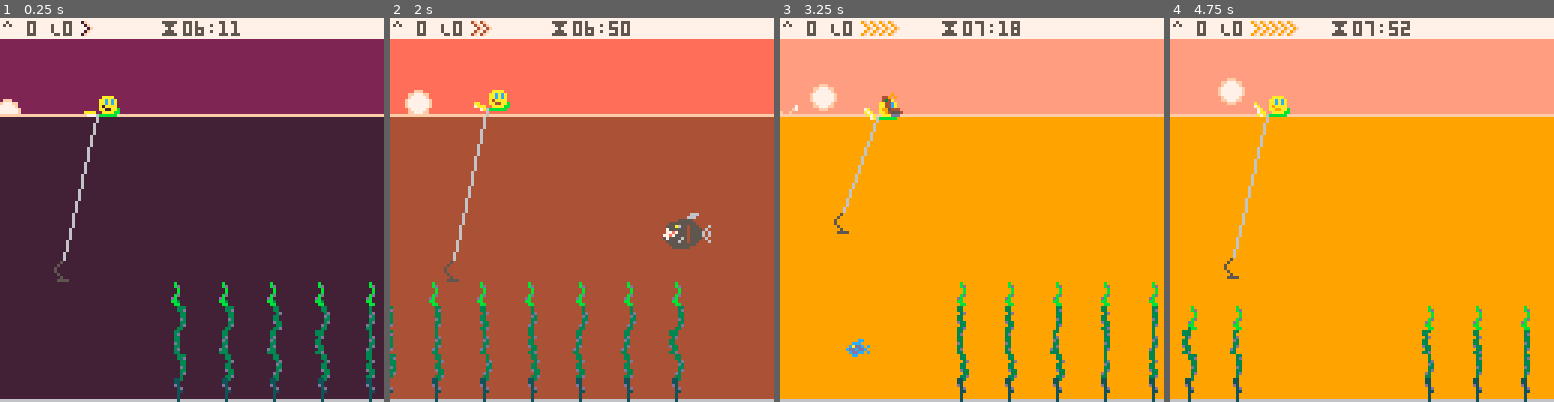
Above: before the commit, frames 1-4 (left to right).
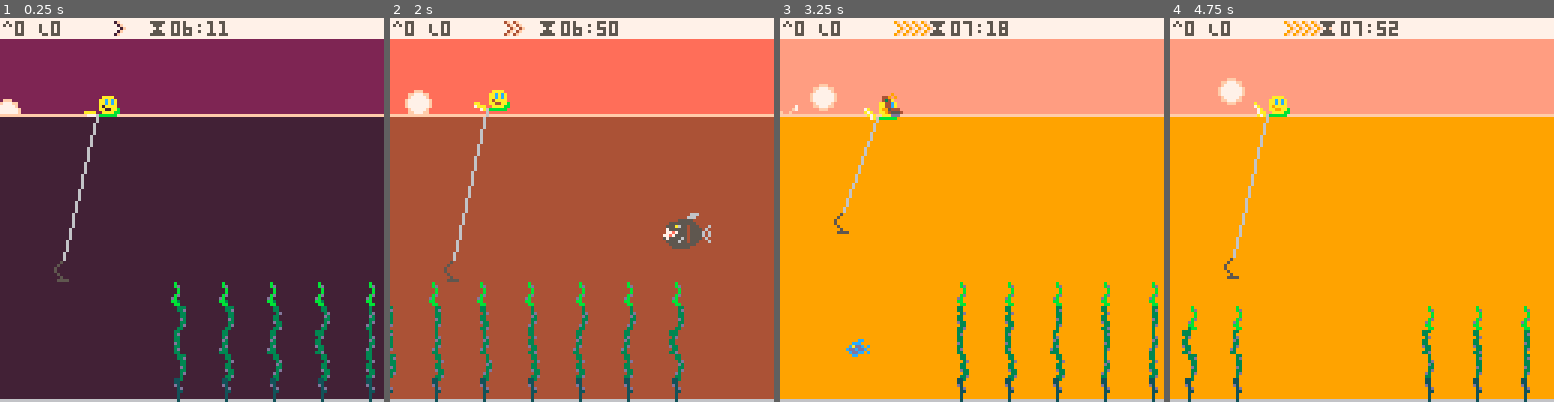
Above: after the commit, the same moments.

Repository: broquaint/pico8-carts
Game: PICO-8 cartridge eggjam18.p8
Two runs of this game, one before a commit and one after it. Both use one fixed random seed, a clock stepped at 60 frames per second and the inputs below.
Inputs:
- Up to frame 1 (0.25 s): no input
- Up to frame 2 (2 s): tap X (X key) at 0.33, 1.07, 1.85 s; tap O (Z key) at 0.7, 1.7 s; hold Right from 1.6 s (still down)
- Up to frame 3 (3.25 s): release Right at 2.1 s; tap O (Z key) at 2.1, 2.5, 2.9 s; hold Up 2.15-2.42 s; hold Right 2.47-3.03 s; tap X (X key) at 2.97 s; hold Left from 3.08 s (still down)
- Up to frame 4 (4.75 s): tap O (Z key) every 0.4 s from 3.3 to 4.5 s; release Left at 3.58 s; hold Down 3.63-3.97 s; hold Right 4.02-4.68 s; tap X (X key) at 4.08 s; hold Up from 4.73 s (still down)

The runs differ from the first frame. In frame 1, 0.8% of the frame differs, in the area x 3-63%, y 0-5%; in frame 2, 1.0%; in frame 3, 1.2%; in frame 4, 1.3%.

Commit message:
Add a level end state
Again, more scaffolding to do the thing.

Diff:
--- a/eggjam18.p8
+++ b/eggjam18.p8
@@ -8,6 +8,7 @@
 
 game_state_title   = 'title'
 game_state_playing = 'playing'
+game_state_day_summary = 'day_summary'
 game_state_won     = 'won'
 
 g_anims = {}
@@ -103,6 +104,8 @@
 end
 
 function init_day()
+   game_state = 'playing'
+
    g_anims = {}
    frame_count = 0
 
@@ -298,15 +301,8 @@
    end
 end
 
-function _update60()
-   frame_count += 1
-   run_animations()
-
-   if not(sun.minute < (60*12)) then
-      init_day()
-   end
-
-   -- player horizontal movement
+function harvest_kelp()
+      -- player horizontal movement
    if btnp(b_right) then
       local ps = player.speed_x
       if not(ps + ACCEL_X > MAX_SPEED_X) and not player.accelerating then
@@ -363,7 +359,7 @@
             end)
          end
       elseif btn(b_down) then
-         if net.pos > 2 then
+         if net.pos > 0 then
             net.pos -= 1
             net.cooling_down = true
             delay(function() net.cooling_down = false end, 10)
@@ -386,11 +382,26 @@
    gather_kelp()
 end
 
-function _draw()
-   cls(black)
-
-   camera(cam.x, cam.y)
-
+function _update60()
+   frame_count += 1
+   run_animations()
+
+   if game_state == game_state_playing and not(sun.minute < (60*3)) then
+      g_anims = {}
+      cam.x = 0
+      game_state = 'day_summary'
+   end
+
+   if game_state == game_state_playing then
+      harvest_kelp()
+   elseif game_state == game_state_day_summary then
+      if btnp(b_x) then
+         init_day()
+      end
+   end
+end
+
+function draw_harvesting()
    local hour = sun.minute / 60
    local sky_colour = hour < 0.5 and wine or
       hour < 0.8  and aubergine or
@@ -431,14 +442,14 @@
    -- print(dumper(player.speed_x, ' @ ', player.x, ' ^ ', net.speed_y, ' y ', net.y, ' b ', player.bounces), cam.x+1, cam.y+1, slate)
    pal(ember, coral, 0)
    for i = 1,(player.speed_x/ACCEL_X) do
-      print('>', cam.x+24+(i*3), 1, orange)
-      print('>', cam.x+25+(i*3), 1, coral)
+      print('>', cam.x+35+(i*3), 1, orange)
+      print('>', cam.x+36+(i*3), 1, coral)
    end
 
    local mins = flr(sun.minute % 60)
    local hour = flr(6 + (sun.minute/60))
    local time = (hour < 10 and '0'..hour or hour)..':'..(mins < 10 and '0'..mins or mins)
-   print(dumper('^ ', player.tips, ' L', player.trunks, '       ⧗', time), cam.x+1, 1, slate)
+   print(dumper('^', player.tips, ' L', player.trunks, '       ⧗', time), cam.x+1, 1, slate)
 
    pal(storm, sea, 1)
 
@@ -485,6 +496,23 @@
 
    for f in all(fishies) do
       sspr(f.sx, f.sy, f.w, f.h, f.x, f.y)
+   end
+end
+
+function draw_day_summary()
+   print('end of the day!', 16 , 32, white)
+   print(dumper('gathered: ^', player.tips, ' L', player.trunks), 16, 48, white)
+end
+
+function _draw()
+   cls(black)
+
+   camera(cam.x, cam.y)
+
+   if game_state == game_state_playing then
+      draw_harvesting()
+   elseif game_state == game_state_day_summary then
+      draw_day_summary()
    end
 end
 
